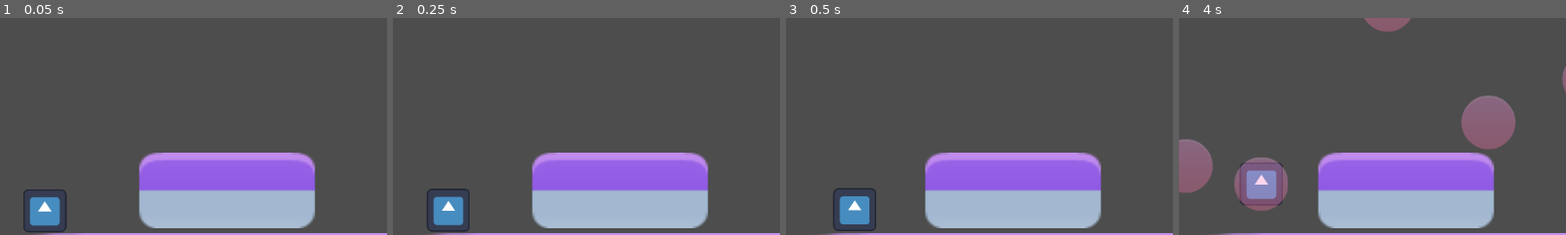
Above: before the commit, frames 1-4 (left to right).
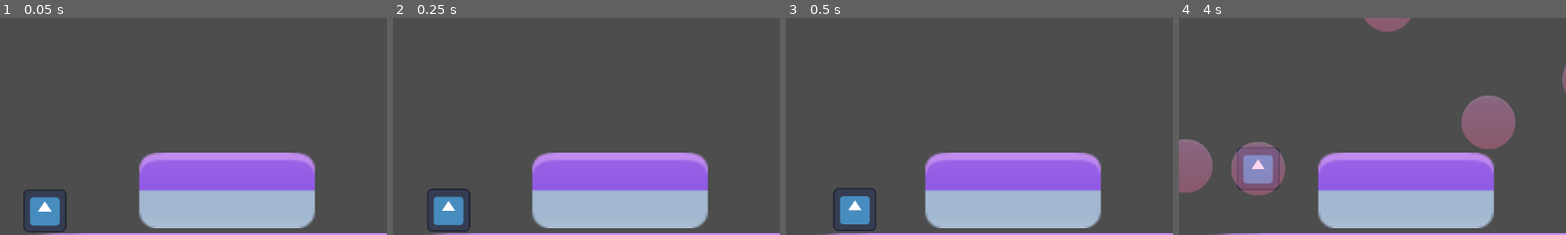
Above: after the commit, the same moments.

Repository: Boris14/PlovdivGameJam2025
Game: Godot game, scene res://Scenes/Main.tscn
Same seed, same stepped clock (60 frames per second), same inputs: the game is played once before the commit and once after it. The engine's default icon, where the game draws it, is replaced by a stand-in: a white triangle on a blue panel in a dark square.
Inputs (mouse positions are % of the whole screen's width and height, from its top left):
- Up to frame 1 (0.05 s): no input
- Up to frame 2 (0.25 s): no input
- Up to frame 3 (0.5 s): no input
- Up to frame 4 (4 s): move the mouse to (72, 45) at 0.52 s; click (72, 45) at 0.67 s; move the mouse to (30, 55) at 1.27 s; click (30, 55) at 1.42 s; move the mouse to (60, 28) at 2.02 s; click (60, 28) at 2.17 s; move the mouse to (45, 70) at 2.77 s; click (45, 70) at 2.92 s; move the mouse to (80, 65) at 3.52 s; click (80, 65) at 3.67 s
The pictures show only the part of the screen within x 0-50%, y 31-81%; the shares and areas given below are measured in that part.

The runs differ from the first frame. In frame 2, less than 0.1% of the frame differs, in the area x 18-21%, y 80-97%; in frame 3, less than 0.1%; in frame 4, 3.1%, in the area x 13-29%, y 57-89%.

Commit message:
Added bubbles

Diff:
--- a/Scenes/Bubble.tscn
+++ b/Scenes/Bubble.tscn
@@ -1,7 +1,8 @@
-[gd_scene load_steps=4 format=3 uid="uid://tjw5colsjjhs"]
+[gd_scene load_steps=5 format=3 uid="uid://tjw5colsjjhs"]
 
 [ext_resource type="Texture2D" uid="uid://uscgx1yp8aws" path="res://Assets/pink_body_circle.png" id="1_8h1mp"]
 [ext_resource type="Script" path="res://Scripts/Bubble.gd" id="1_n1n57"]
+[ext_resource type="PackedScene" uid="uid://6brfsq80bh54" path="res://Scenes/BubblePaths/BubblePath1.tscn" id="3_no681"]
 
 [sub_resource type="CircleShape2D" id="CircleShape2D_uhtb8"]
 radius = 40.05
@@ -9,7 +10,7 @@
 [node name="Bubble" type="AnimatableBody2D"]
 collision_layer = 0
 script = ExtResource("1_n1n57")
-initial_speed = 200.0
+path_scene = ExtResource("3_no681")
 
 [node name="Sprite2D" type="Sprite2D" parent="."]
 modulate = Color(1, 1, 1, 0.341176)
--- /dev/null
+++ b/Scenes/BubblePaths/BubblePath1.tscn
@@ -0,0 +1,18 @@
+[gd_scene load_steps=3 format=3 uid="uid://6brfsq80bh54"]
+
+[ext_resource type="Script" path="res://Scripts/BubblePath.gd" id="1_26q7k"]
+
+[sub_resource type="Curve2D" id="Curve2D_ia6r1"]
+_data = {
+"points": PackedVector2Array(0, 0, 0, 0, 0, 0, -219.374, 47.0913, 219.374, -47.0913, 260, -272, 0, 0, 0, 0, 510, 4)
+}
+point_count = 3
+
+[node name="Path2D" type="Path2D"]
+position = Vector2(0, -1)
+curve = SubResource("Curve2D_ia6r1")
+script = ExtResource("1_26q7k")
+
+[node name="PathFollow2D" type="PathFollow2D" parent="."]
+unique_name_in_owner = true
+rotation = -0.807951
--- a/Scripts/Bubble.gd
+++ b/Scripts/Bubble.gd
@@ -1,25 +1,44 @@
 class_name Bubble
 extends AnimatableBody2D
 
-@export var initial_speed: float = 150.0  # Horizontal movement speed
-@export var carry_speed: float = 50.0
+@export var initial_speed: float = 200.0  # Horizontal movement speed
+@export var carry_speed: float = 120.0
+@export var path_scene: PackedScene
 
 var velocity := Vector2.ZERO
 var controlled_body: PhysicsBody2D
+var path: BubblePath
 
 func _ready():
 	%Area2D.body_entered.connect(_on_body_entered)
 	velocity.x = initial_speed
 
 func _physics_process(delta: float) -> void:
-	position = position + velocity * delta
 	if controlled_body:
 		controlled_body.position = position
+		if path:
+			global_position = path.move(carry_speed * delta)
+	else:
+		position = position + velocity * delta
 
 func _on_body_entered(body):
 	if body.is_in_group("bubbleable"):
-		if body.has_method("on_bubbled"):
-			body.on_bubbled()
-			velocity.x = carry_speed
-			velocity.y = -carry_speed / 2
-			controlled_body = body
+		bubble(body)
+
+func _on_path_finished():
+	pop()
+
+func bubble(body):
+	path = path_scene.instantiate() as BubblePath
+	path.on_finished.connect(_on_path_finished)
+	get_tree().root.add_child(path)
+	path.global_position = global_position
+
+	if body.has_method("on_bubbled"):
+		body.on_bubbled()
+		controlled_body = body
+
+func pop():
+	if controlled_body and controlled_body.has_method("on_bubble_popped"):
+		controlled_body.on_bubble_popped()
+	queue_free()
--- /dev/null
+++ b/Scripts/BubblePath.gd
@@ -0,0 +1,16 @@
+class_name BubblePath
+extends Path2D
+
+@onready var path_follow : PathFollow2D = $PathFollow2D
+
+signal on_finished()
+
+func _ready():
+	path_follow.loop = false
+
+func move(delta_progress: float) -> Vector2:
+	if path_follow.progress_ratio < 1:
+		path_follow.progress += delta_progress
+	else:
+		on_finished.emit()
+	return path_follow.global_position
--- a/Scripts/Player.gd
+++ b/Scripts/Player.gd
@@ -2,7 +2,7 @@
 extends CharacterBody2D
 
 @export var speed: float = 80.0  # Horizontal movement speed
-@export var gravity: float = 980.0  # Gravity strength in pixels/second²
+@export var gravity: float = 300.0  # Gravity strength in pixels/second²
 
 var is_bubbled := false
 
@@ -16,3 +16,6 @@
 
 func on_bubbled():
 	is_bubbled = true
+
+func on_bubble_popped():
+	is_bubbled = false
